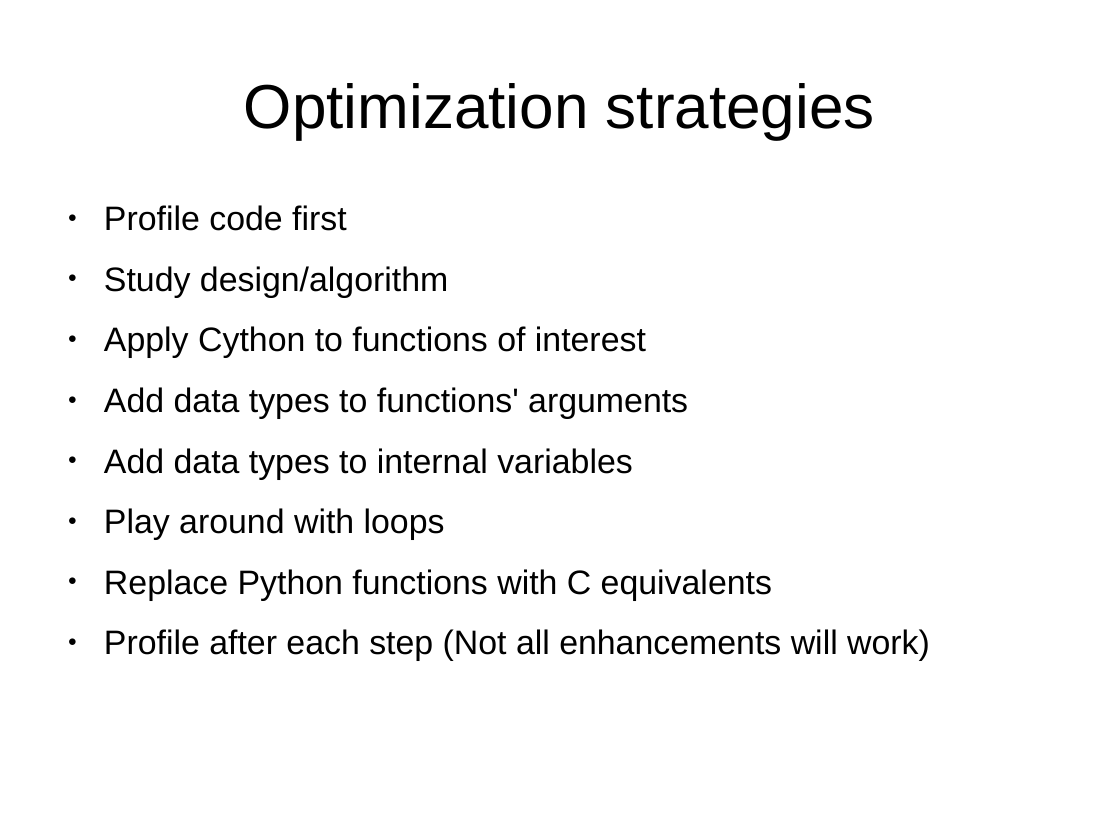
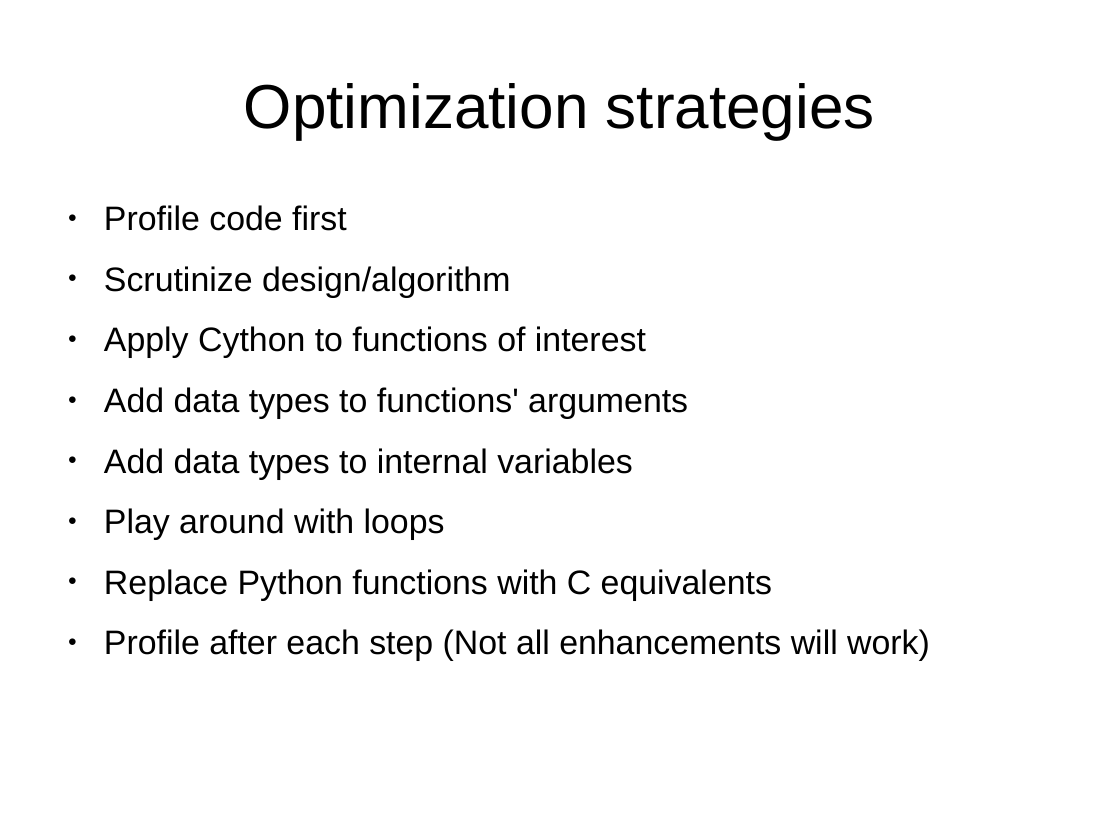
Before and after one commit to bmagill1250/757_Python_Users, a slide deck: slide 15 of April_2015/Cython_2015-04-08.odp (slide 12 before the commit). Drawn at 1120x840 pixels with LibreOffice and Linux fonts; fonts in the diff are those of the drawing. Boxes give left, top, right and bottom in pixels: in the first picture for what was removed or moved away, otherwise in the second. Text is boxed around its words. In the diff, an @@ line names an element or a change of style, - is before the commit and + after.

```diff
--- a/April_2015/Cython_2015-04-08.odp
+++ b/April_2015/Cython_2015-04-08.odp
@@ text at [104,266,510,297]: text changed @@
-● Study design/algorithm
+● Scrutinize design/algorithm
```
Also in this commit, not shown: 5 other slides changed, 10 slides added, 4 slides removed, 18 other files.
